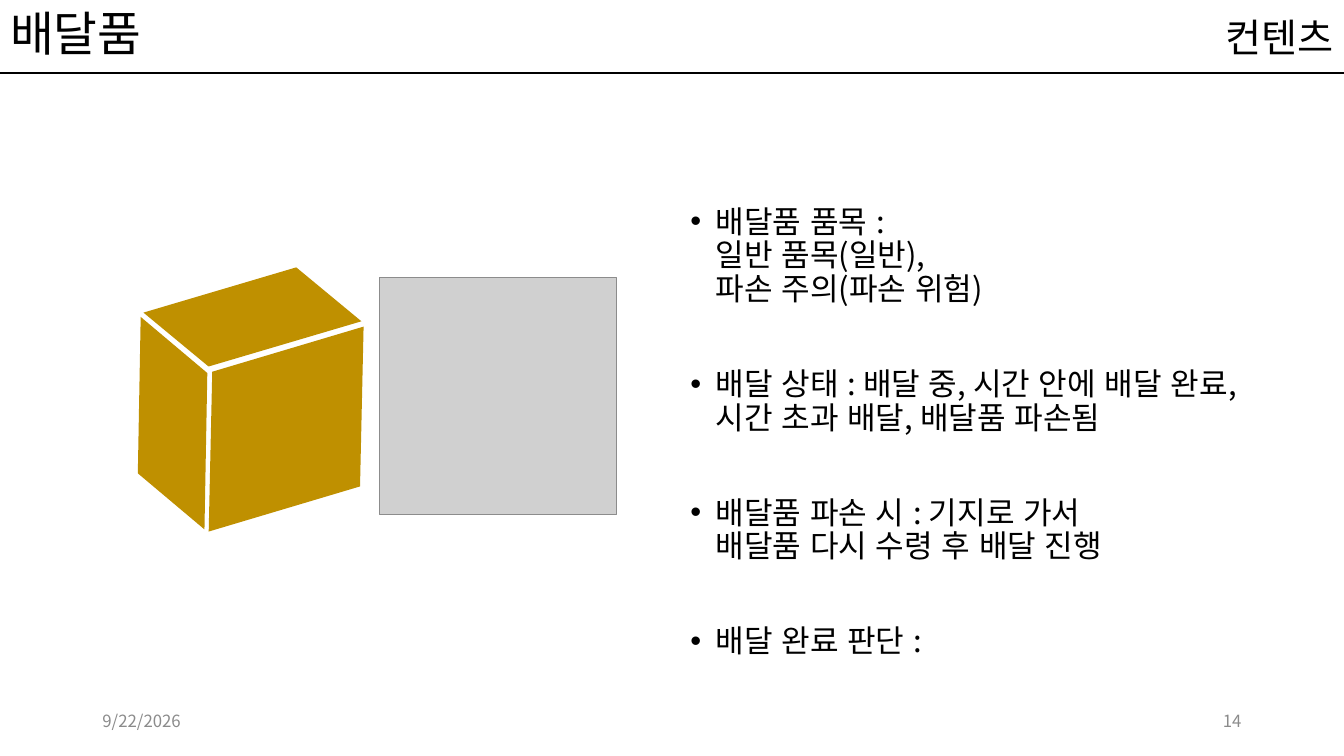
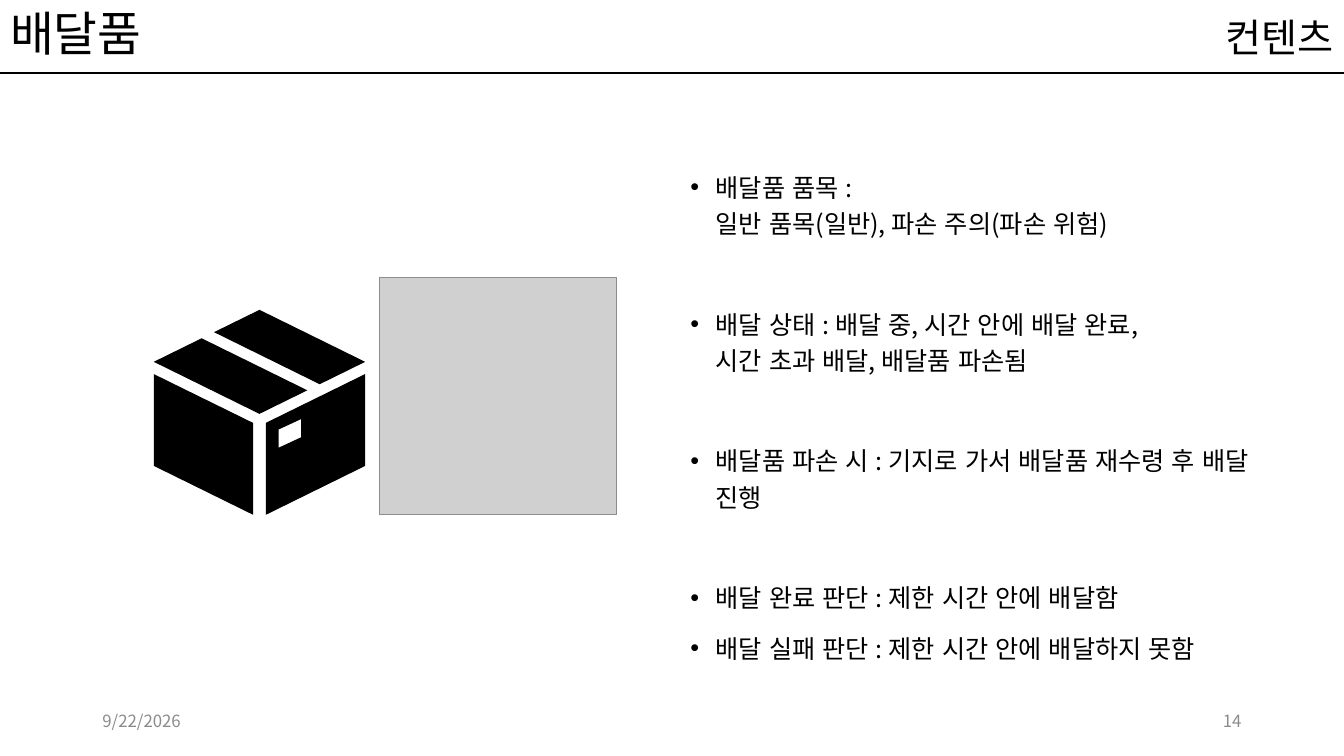
Before and after one commit to kwakyerin/2026_Graduation_Project, a slide deck: slide 14 of documents/HyunahKwon/design/designing/배트와 달트_기획서.pptx. Drawn at 1344x756 pixels with LibreOffice and Linux fonts; fonts in the diff are those of the drawing; grey boxes stand for pictures. Boxes give left, top, right and bottom in pixels: in the first picture for what was removed or moved away, otherwise in the second. Text is boxed around its words. In the diff, an @@ line names an element or a change of style, - is before the commit and + after.

```diff
--- a/documents/HyunahKwon/design/designing/배트와 달트_기획서.pptx
+++ b/documents/HyunahKwon/design/designing/배트와 달트_기획서.pptx
@@ text "배달품 품목 : 일반 품목(일반), ..." moved from (x1=716, y1=207, x2=1237, y2=655) to (x1=716, y1=176, x2=1248, y2=660) @@
@@ text "배달품 품목 : 일반 품목(일반), ..." at (x1=716, y1=176, x2=1248, y2=660): vertical alignment top to middle @@
@@ text at (x1=716, y1=176, x2=1138, y2=375): size 22.2 to 18 pt in "배달품 품목 : 일반 품목(일반), 파손 주의(파손 ...", "배달 상태 : 배달 중, 시간 안에 ..."; line spacing 0.9 to 1.2 @@
@@ parallelogram removed at (x1=143, y1=211, x2=361, y2=423) @@
@@ parallelogram removed at (x1=62, y1=317, x2=282, y2=529) @@
@@ parallelogram removed at (x1=165, y1=327, x2=407, y2=531) @@
@@ group added at (x1=154, y1=310, x2=366, y2=515): 4 freeform shapes @@
@@ text at (x1=716, y1=449, x2=1248, y2=660): text changed; size 22.2 to 18 pt @@
-• 배달품 파손 시 : 기지로 가서
-  배달품 다시 수령 후 배달 진행
-• 배달 완료 판단 :
+• 배달품 파손 시 : 기지로 가서 배달품 재수령 후 배달 진행
+• 배달 완료 판단 : 제한 시간 안에 배달함
+• 배달 실패 판단 : 제한 시간 안에 배달하지 못함
```
Also in this commit, not shown: 10 other slides changed, 2 slides added, 1 slide removed.
